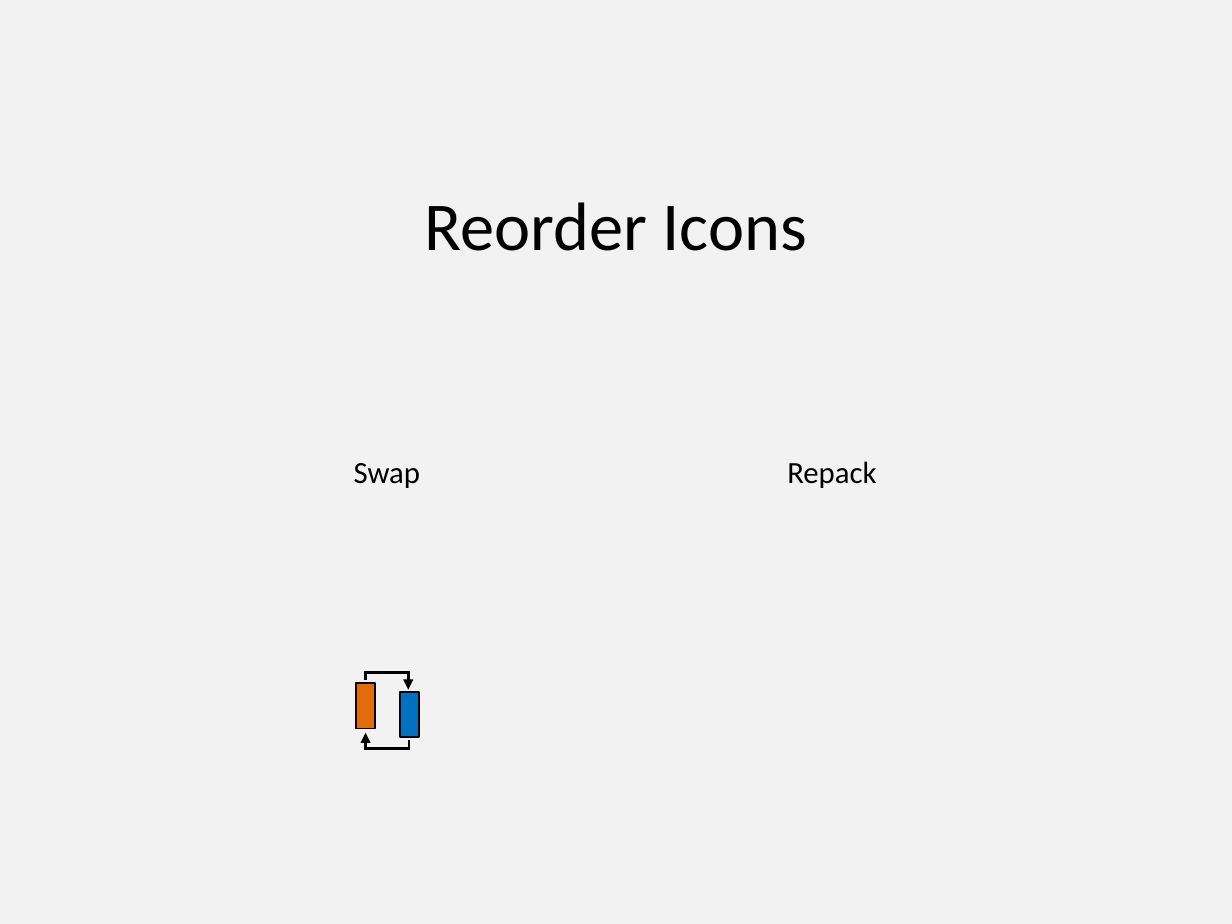
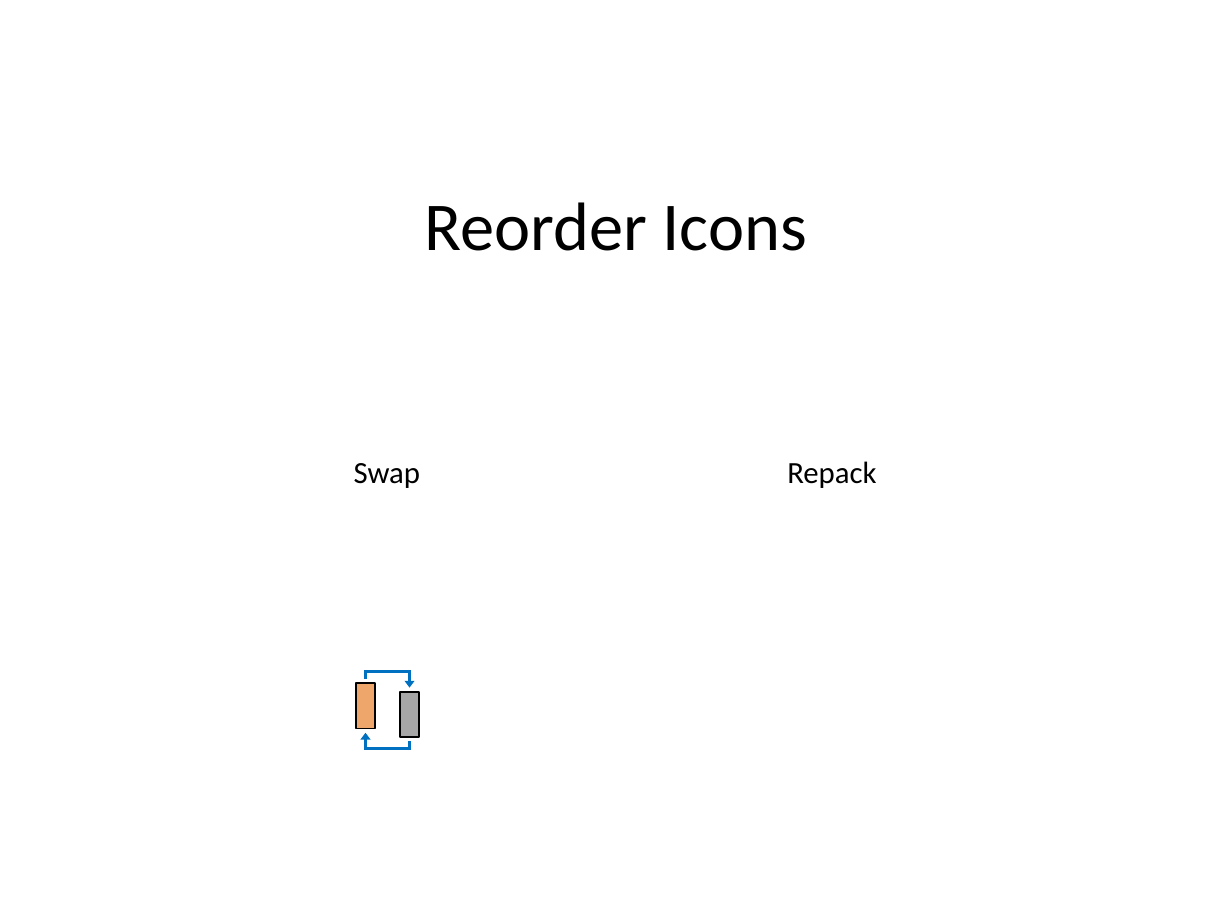
Before and after one commit to PowerPointLabs/PowerPointLabs, a slide deck: slide 5 of doc/Icons-PositionsLab.pptx. Drawn at 1232x924 pixels with LibreOffice and Linux fonts; fonts in the diff are those of the drawing. Boxes give left, top, right and bottom in pixels: in the first picture for what was removed or moved away, otherwise in the second. Text is boxed around its words. In the diff, an @@ line names an element or a change of style, - is before the commit and + after.

```diff
--- a/doc/Icons-PositionsLab.pptx
+++ b/doc/Icons-PositionsLab.pptx
@@ background #F2F2F2 to #FFFFFF @@
@@ rectangle at (356,684,375,729): fill #E46B09 to #EFA66B @@
@@ elbow arrow added from (366, 679) to (409, 687), #0070C0 1.75 pt @@
@@ rectangle at (400,692,419,738): fill #0070C0 to #A6A6A6 @@
@@ group removed at (363,671,410,748): 4 lines, 2 arrows @@
@@ elbow arrow added from (409, 742) to (366, 733), #0070C0 1.75 pt @@
```
Also in this commit, not shown: 5 other slides changed, 1 slide added.
